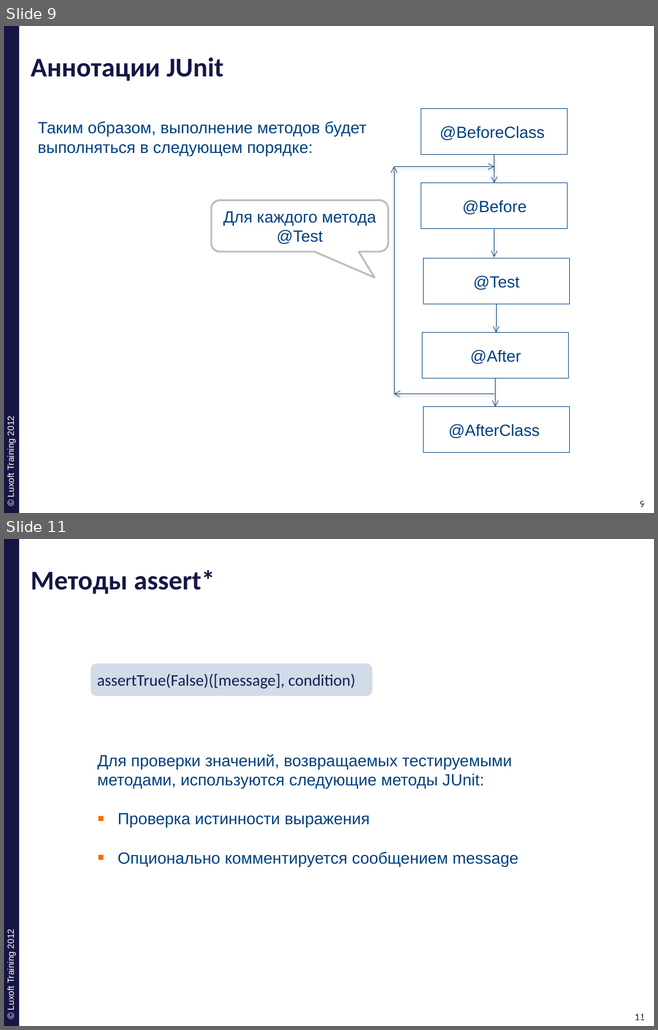
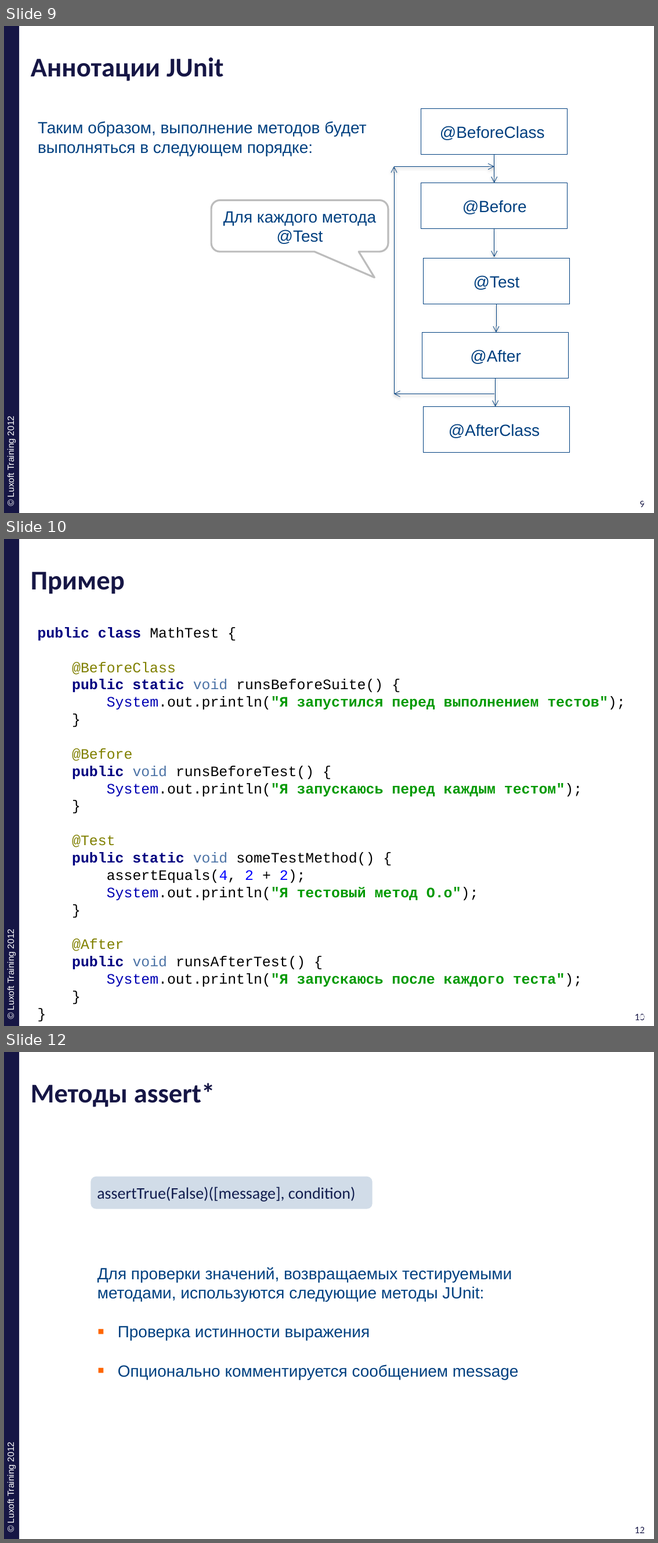
Before and after one commit to ivan-dyachenko/Trainings, a slide deck: Test Driven Development/materials/pptx/2. TDD-XUnit.pptx. Shown one above the other, each under a label of ours: slides 9 and 11 before the commit, slides 9, 10 and 12 after it; the slides between them are not shown. The pictures are 658x1030 and 658x1543 pixels, drawn with LibreOffice and Linux fonts; fonts in the diff are those of the drawing; background and template pictures are left out. Boxes give left, top, right and bottom in pixels: in the first picture for what was removed or moved away, otherwise in the second. Text is boxed around its words. In the diff, an @@ line names an element or a change of style, - is before the commit and + after.

```diff
--- a/Test Driven Development/materials/pptx/2. TDD-XUnit.pptx
+++ b/Test Driven Development/materials/pptx/2. TDD-XUnit.pptx
@@ slide 10 added at box(4, 539, 654, 1026), background #FFFFFF; not listed: 4 template elements that a slide beside it also shows @@
@@ title added at box(31, 571, 125, 594), 30 pt, text #161645, bold @@
+Пример
@@ text added at box(38, 627, 625, 987), 16 pt, text #000000 @@
+public class MathTest {
+@BeforeClass
+public static void runsBeforeSuite() {
+System.out.println("Я запустился перед выполнением тестов");
+}
+@Before
+public void runsBeforeTest() {
+System.out.println("Я запускаюсь перед каждым тестом");
+}
+@Test
+public static void someTestMethod() {
+assertEquals(4, 2 + 2);
+System.out.println("Я тестовый метод О.о");
+}
+@After
+public void runsAfterTest() {
+System.out.println("Я запускаюсь после каждого теста");
+}
+}
@@ what was slide 11 is now slide 12 @@
@@ page number at box(634, 1527, 644, 1533): text changed @@
-11
+12
@@ page number at box(637, 1527, 647, 1533): text changed @@
-11
+12
```
Also in this commit, not shown: 2 slides changed, 2 other slides added, 1 slide removed.
